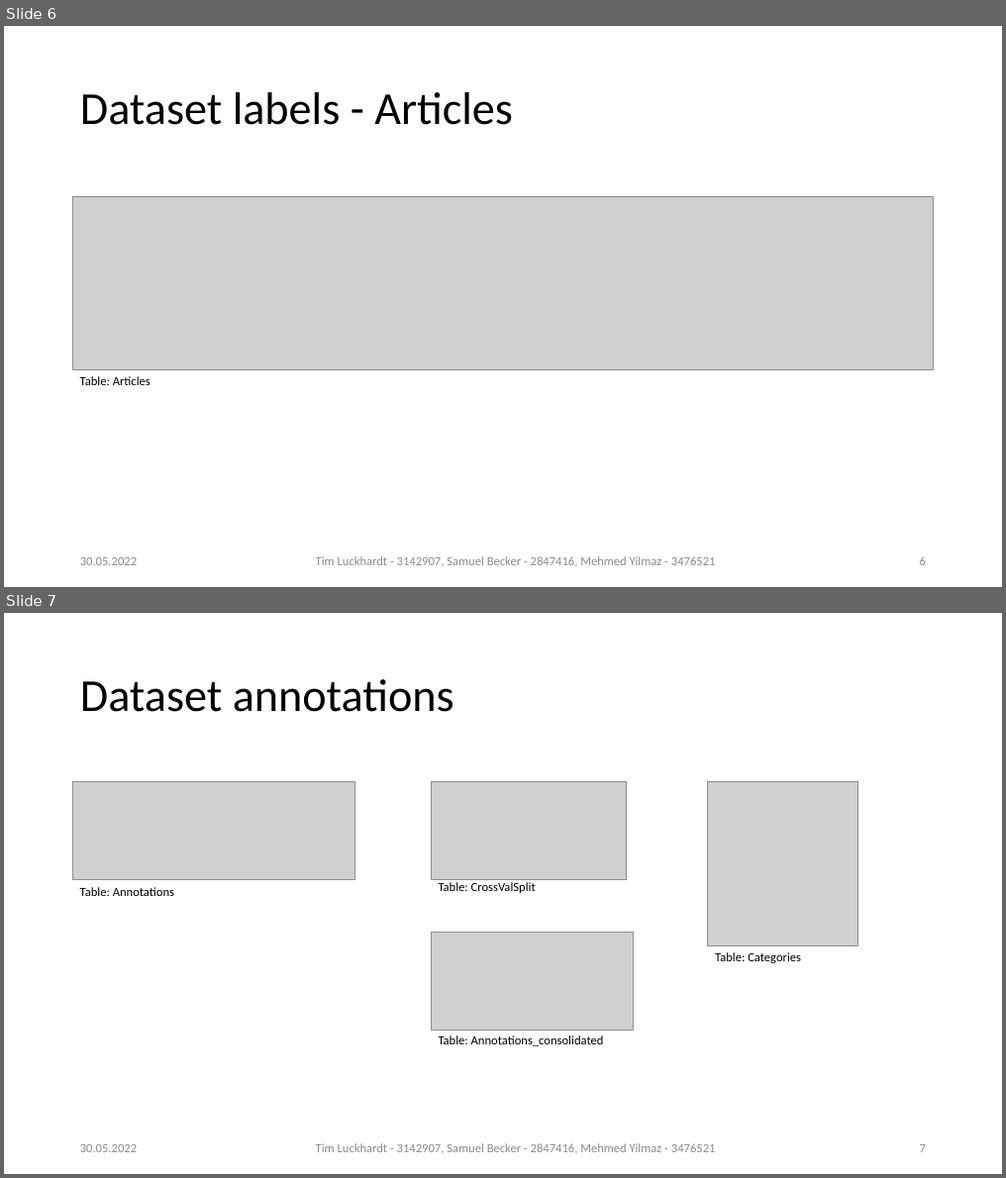
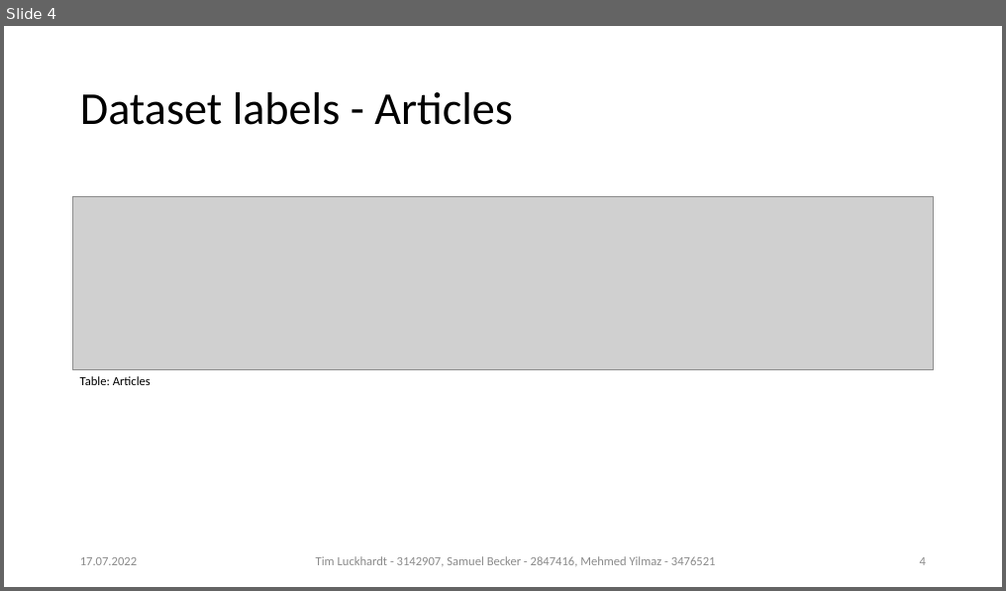
Before and after one commit to TLuckh/GermanArticlesNLP, a slide deck: Team10_ProblemFormulation.pptx. Shown one above the other, each under a label of ours: slides 6 and 7 before the commit, slide 4 after it. The pictures are 1006x1178 and 1006x591 pixels, drawn with LibreOffice and Linux fonts; fonts in the diff are those of the drawing; grey boxes stand for pictures. Boxes give left, top, right and bottom in pixels: in the first picture for what was removed or moved away, otherwise in the second. Text is boxed around its words. In the diff, an @@ line names an element or a change of style, - is before the commit and + after.

```diff
--- a/Team10_ProblemFormulation.pptx
+++ b/Team10_ProblemFormulation.pptx
@@ slide 7 removed at (4,613,1002,1174), background #FFFFFF @@
@@ title removed at (80,679,454,712) @@
-Dataset annotations
@@ picture removed at (73,782,355,879) @@
@@ picture removed at (431,782,626,879) @@
@@ picture removed at (708,782,858,947) @@
@@ text removed at (80,887,174,896) @@
-Table: Annotations
@@ text removed at (439,882,536,893) @@
-Table: CrossValSplit
@@ picture removed at (431,932,633,1030) @@
@@ text removed at (715,953,801,963) @@
-Table: Categories
@@ text removed at (439,1036,604,1047) @@
-Table: Annotations_consolidated
@@ text removed at (80,1145,137,1153) @@
-30.05.2022
@@ text removed at (316,1144,716,1153) @@
-Tim Luckhardt - 3142907, Samuel Becker - 2847416, Mehmed Yilmaz - 3476521
@@ page number removed at (920,1145,926,1153) @@
-7
@@ what was slide 6 is now slide 4 @@
@@ slide 4 changed as well @@
@@ text at (80,558,137,566): text changed @@
-30.05.2022
+17.07.2022
@@ page number at (920,558,926,566): text changed @@
-6
+4
```
Also in this commit, not shown: 6 other slides changed, 7 slides added, 1 other slide removed, 4 other files.
